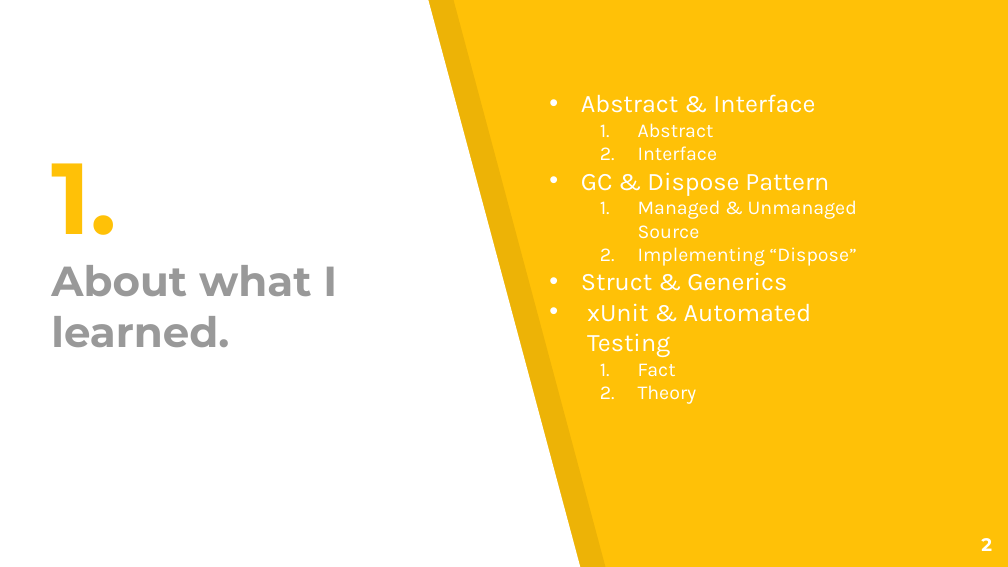
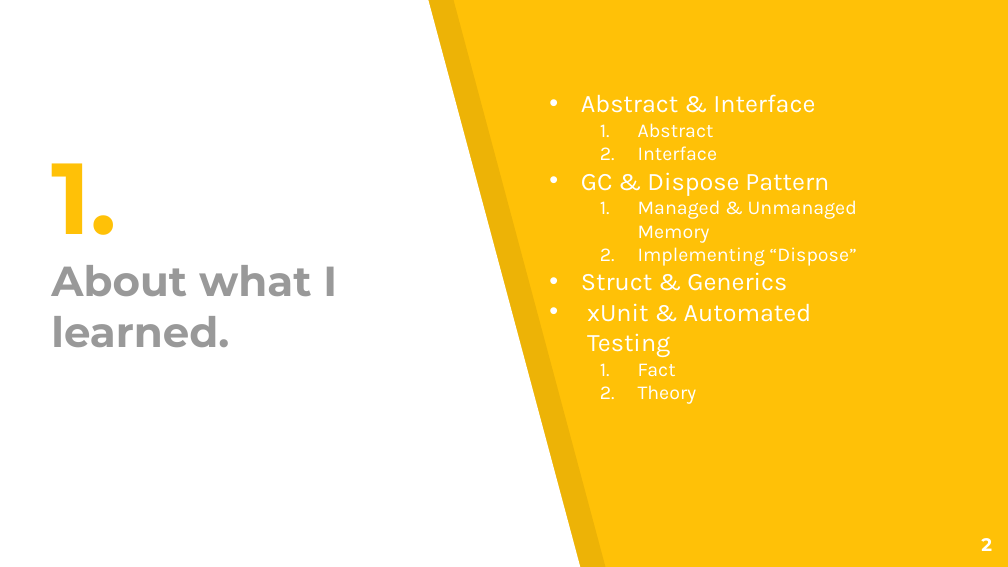
Before and after one commit to green-fox-academy/Jeffery_Jiang, a slide deck: slide 2 of week2/Week3Demo.pptx. Drawn at 1008x567 pixels with LibreOffice and Linux fonts; fonts in the diff are those of the drawing. Boxes give left, top, right and bottom in pixels: in the first picture for what was removed or moved away, otherwise in the second. Text is boxed around its words. In the diff, an @@ line names an element or a change of style, - is before the commit and + after.

```diff
--- a/week2/Week3Demo.pptx
+++ b/week2/Week3Demo.pptx
@@ subtitle at box(638, 200, 857, 243): text changed @@
-  1. Managed & Unmanaged Source
+  1. Managed & Unmanaged Memory
```
Also in this commit, not shown: 2 other slides changed, 21 other files.
